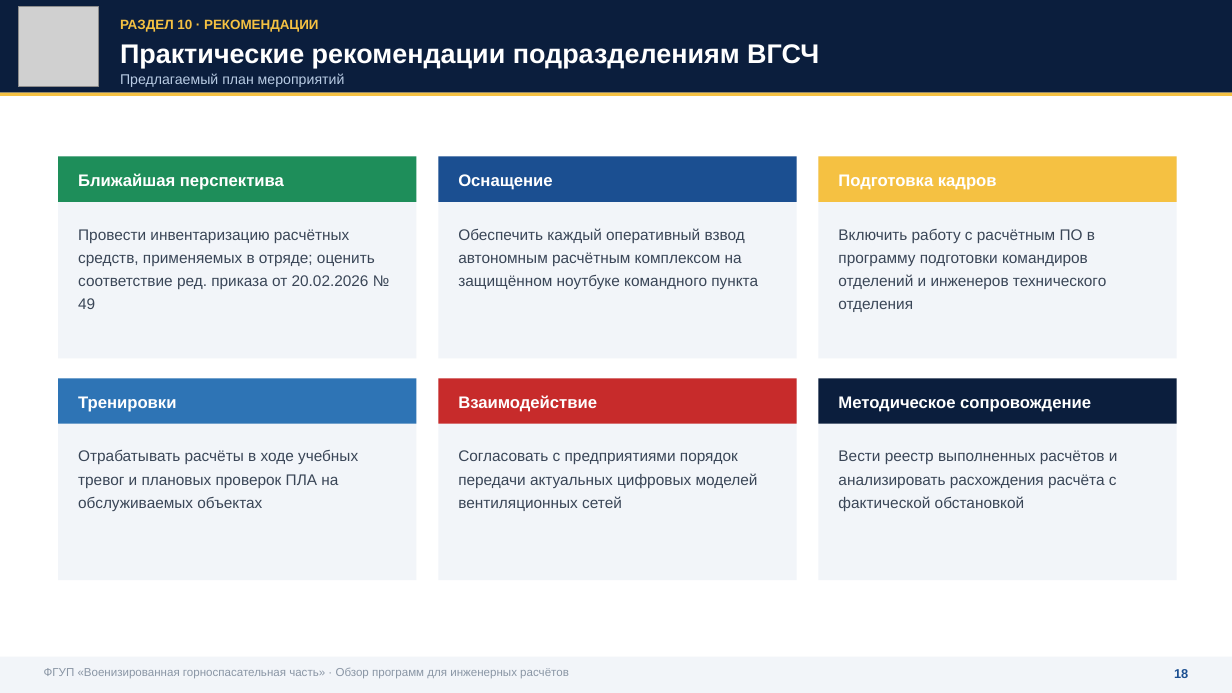
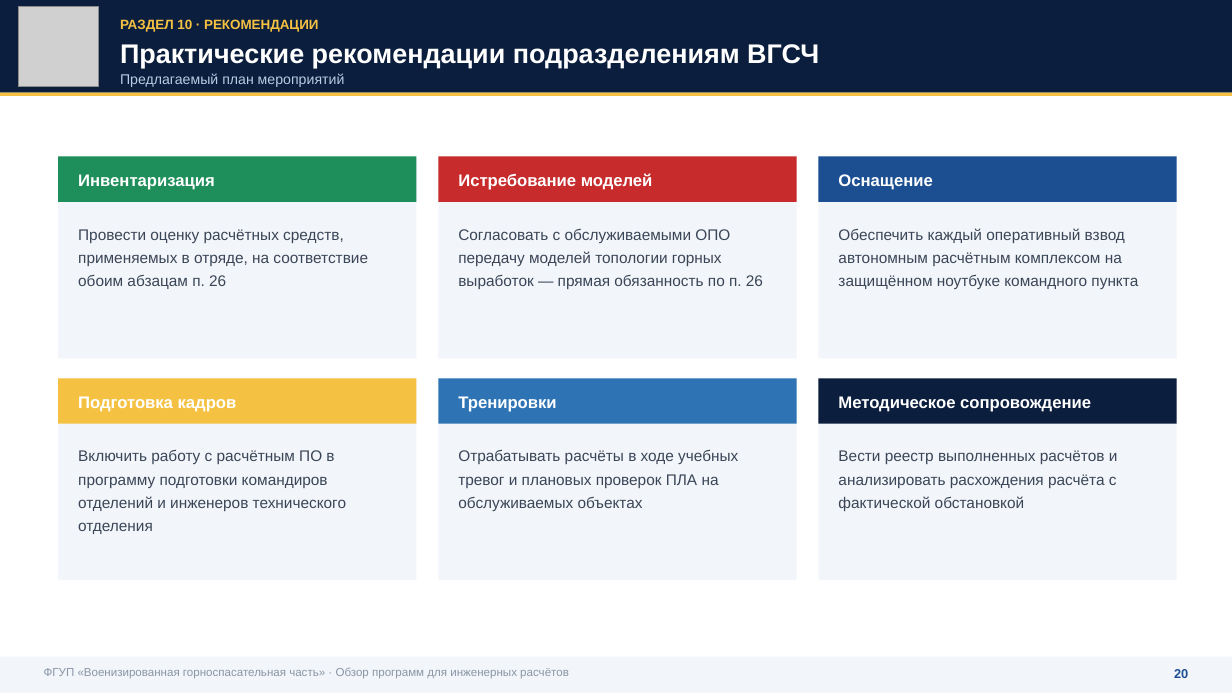
Before and after one commit to pvsistema/ventilation-system-design, a slide deck: slide 21 of public/VGSCH-doklad-PO-inzhenernye-raschety.pptx (slide 19 before the commit). Drawn at 1232x693 pixels with LibreOffice and Linux fonts; fonts in the diff are those of the drawing; grey boxes stand for pictures. Boxes give left, top, right and bottom in pixels: in the first picture for what was removed or moved away, otherwise in the second. Text is boxed around its words. In the diff, an @@ line names an element or a change of style, - is before the commit and + after.

```diff
--- a/public/VGSCH-doklad-PO-inzhenernye-raschety.pptx
+++ b/public/VGSCH-doklad-PO-inzhenernye-raschety.pptx
@@ text at bbox=[78, 174, 215, 190]: text changed @@
-Ближайшая перспектива
+Инвентаризация
@@ rectangle at bbox=[438, 156, 797, 201]: fill #1B4F91 to #C72B2B @@
@@ text at bbox=[458, 173, 653, 190]: text changed @@
-Оснащение
+Истребование моделей
@@ rectangle at bbox=[819, 156, 1177, 201]: fill #F5C142 to #1B4F91 @@
@@ text at bbox=[838, 174, 932, 190]: text changed @@
-Подготовка кадров
+Оснащение
@@ text at bbox=[78, 229, 368, 289]: text changed @@
-Провести инвентаризацию расчётных средств, применяемых в отряде; оценить соответствие ред. приказа от 20.02.2026 № 49
+Провести оценку расчётных средств, применяемых в отряде, на соответствие обоим абзацам п. 26
@@ text at bbox=[458, 229, 763, 289]: text changed @@
-Обеспечить каждый оперативный взвод автономным расчётным комплексом на защищённом ноутбуке командного пункта
+Согласовать с обслуживаемыми ОПО передачу моделей топологии горных выработок — прямая обязанность по п. 26
@@ text at bbox=[838, 228, 1138, 289]: text changed @@
-Включить работу с расчётным ПО в программу подготовки командиров отделений и инженеров технического отделения
+Обеспечить каждый оперативный взвод автономным расчётным комплексом на защищённом ноутбуке командного пункта
@@ rectangle at bbox=[58, 378, 417, 423]: fill #2E74B5 to #F5C142 @@
@@ rectangle at bbox=[438, 378, 797, 423]: fill #C72B2B to #2E74B5 @@
@@ text at bbox=[78, 396, 237, 412]: text changed @@
-Тренировки
+Подготовка кадров
@@ text at bbox=[458, 396, 556, 412]: text changed @@
-Взаимодействие
+Тренировки
@@ text at bbox=[78, 450, 346, 534]: text changed @@
-Отрабатывать расчёты в ходе учебных тревог и плановых проверок ПЛА на обслуживаемых объектах
+Включить работу с расчётным ПО в программу подготовки командиров отделений и инженеров технического отделения
@@ text at bbox=[458, 450, 738, 511]: text changed @@
-Согласовать с предприятиями порядок передачи актуальных цифровых моделей вентиляционных сетей
+Отрабатывать расчёты в ходе учебных тревог и плановых проверок ПЛА на обслуживаемых объектах
@@ text at bbox=[1174, 668, 1188, 681]: text changed @@
-18
+20
```
Also in this commit, not shown: 17 other slides changed, 3 slides added, 1 slide removed.
